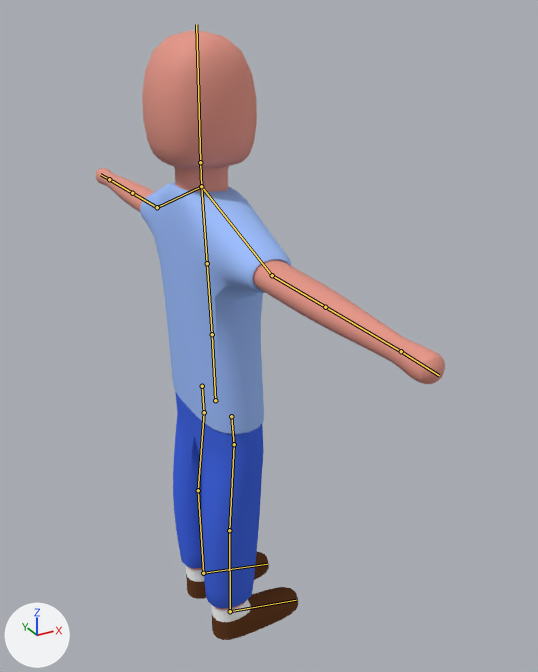
One commit to the Blender file Assets/Blender projects/PlayerModel.blend: the scene before it, then after it.
Before and after are seen from a camera (50 mm lens) standing at (-12.1, -27.6, 28.6) and looking at (2.8, -0.6, 15.1). Every picture has the same lights, and +X, +Y and +Z are marked at lower left. The bones that bend it are drawn over the model as lines.

Names of what the first picture shows: 'PlayerModel'.
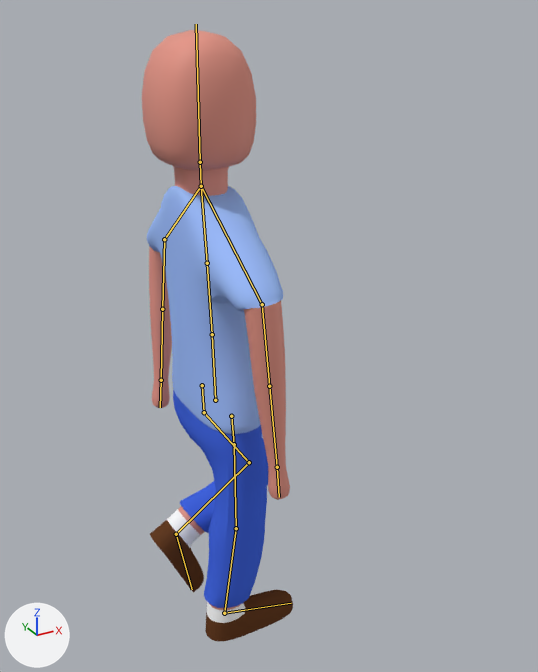
The newer file adds an action. The first version stands in its rest pose; the second is drawn at frame 7 of the action 'WalkBackward'.

What differs and where, as boxes (x1, y1, x2, y2) in the pictures (538 x 672 px):
'PlayerModel', posed (57% narrower): before (95, 31, 445, 640); after (142, 30, 293, 641)
bone 'Shoulder.R', root to tip: before (201, 186) to (272, 275); after (201, 186) to (262, 304)
bone 'Upperarm.R', root to tip: before (272, 275) to (325, 307); after (262, 304) to (269, 386)
bone 'Shoulder.L', root to tip: before (201, 186) to (157, 207); after (201, 186) to (164, 239)
bone 'Upperarm.L', root to tip: before (157, 207) to (132, 193); after (164, 239) to (162, 309)
bone 'Upperleg.R', root to tip: before (234, 444) to (229, 530); after (234, 444) to (236, 528)
bone 'Lowerleg.R', root to tip: before (229, 530) to (230, 611); after (236, 528) to (224, 613)
bone 'Foot.R', root to tip: before (230, 611) to (296, 600); after (224, 613) to (291, 603)
bone 'Upperleg.L', root to tip: before (204, 412) to (198, 490); after (204, 412) to (249, 462)
bone 'Lowerleg.L', root to tip: before (198, 490) to (203, 573); after (249, 462) to (176, 534)
bone 'Foot.L', root to tip: before (203, 573) to (267, 564); after (176, 534) to (192, 589)

What the commit changed:
Bone 'Shoulder.R' (bone_shoulder_r) turns from (0, 0, 0) to (15, 0, 0) degrees about its own x, y and z.
Bone 'Upperarm.R' (bone_upperarm_r) turns from (0, 0, 0) to (75, 4, 0) degrees about its own x, y and z.
Bone 'Shoulder.L' (bone_shoulder_l) turns from (0, 0, 0) to (-15, 0, 0) degrees about its own x, y and z.
Bone 'Upperarm.L' (bone_upperarm_l) turns from (0, 0, 0) to (-75, 4, 0) degrees about its own x, y and z.
Bone 'Upperleg.R' (bone_upperleg_r) turns from (0, 0, 0) to (0, 0, -4) degrees about its own x, y and z.
Bone 'Lowerleg.R' (bone_lowerleg_r) turns from (0, 0, 0) to (0, 1, 12) degrees about its own x, y and z.
Bone 'Foot.R' (bone_foot_r) turns from (0, 0, 0) to (0, 0, -6) degrees about its own x, y and z.
Bone 'Upperleg.L' (bone_upperleg_l) turns from (0, 0, 0) to (1, -1, -39) degrees about its own x, y and z.
Bone 'Lowerleg.L' (bone_lowerleg_l) turns from (0, 0, 0) to (-3, -3, 97) degrees about its own x, y and z.
Bone 'Foot.L' (bone_foot_l) turns from (0, 0, 0) to (0, 0, 8) degrees about its own x, y and z.
